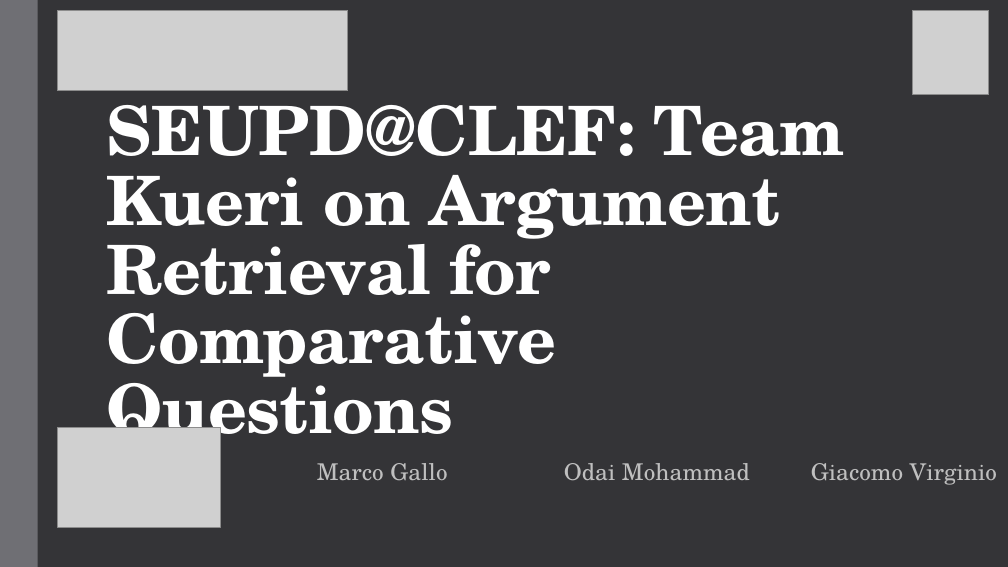
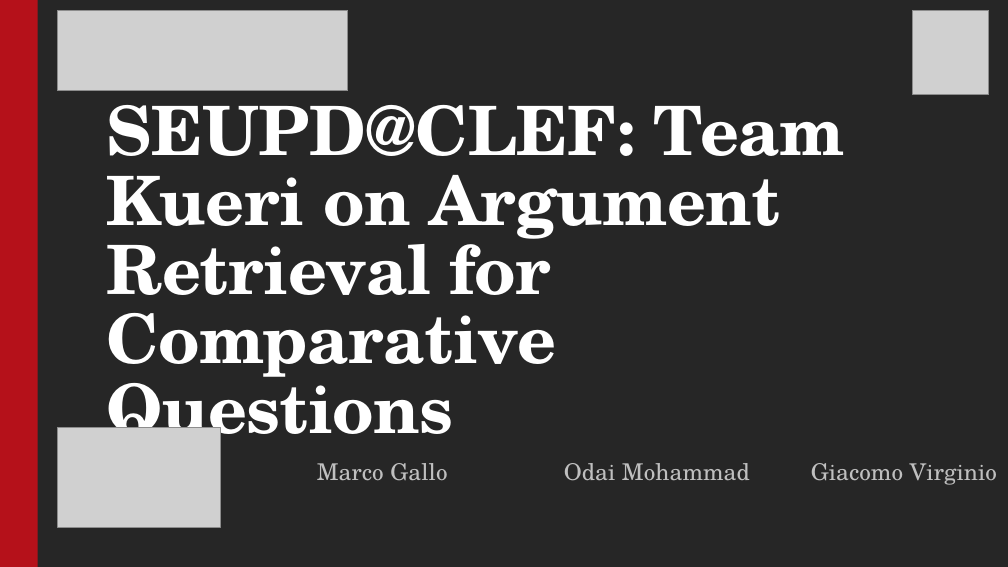
Before and after one commit to JackdiQuadri97/Project_Information_Retrieval, a slide deck: slide 1 of slides/Touche Task 2 Team Kueri.pptx. Drawn at 1008x567 pixels with LibreOffice and Linux fonts; fonts in the diff are those of the drawing; grey boxes stand for pictures. Boxes give left, top, right and bottom in pixels: in the first picture for what was removed or moved away, otherwise in the second. Text is boxed around its words. In the diff, an @@ line names an element or a change of style, - is before the commit and + after.

```diff
--- a/slides/Touche Task 2 Team Kueri.pptx
+++ b/slides/Touche Task 2 Team Kueri.pptx
@@ background #353537 to #262626 @@
@@ rectangle at (x1=0, y1=0, x2=38, y2=567): fill #6F6F74 to #B5111A @@
```
Also in this commit, not shown: 20 other slides changed.
